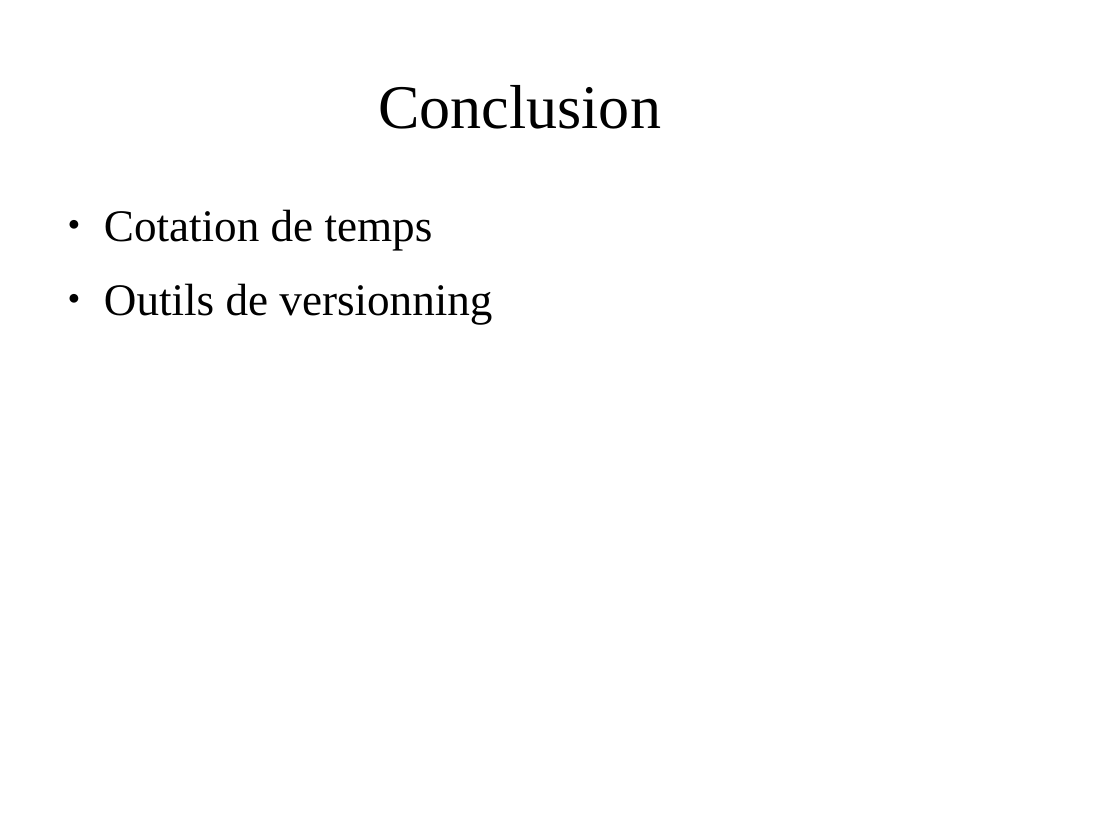
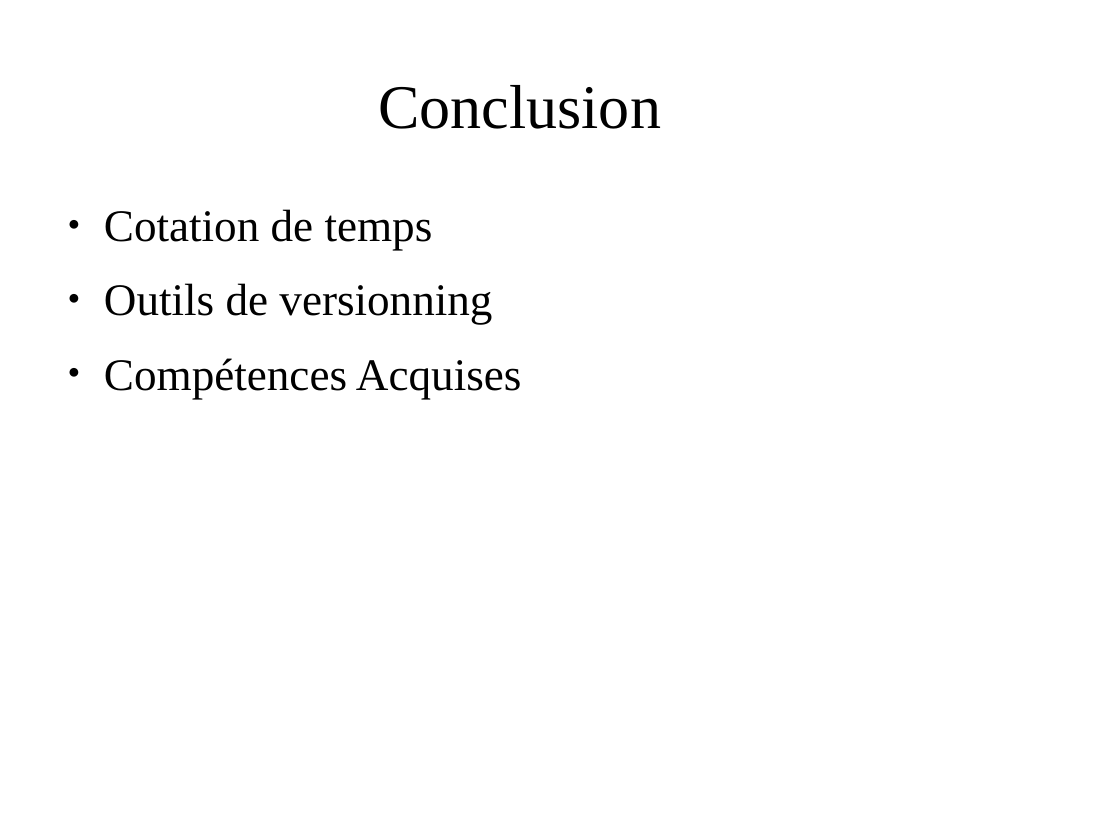
Before and after one commit to HugoPoi/SyncYourCloud, a slide deck: slide 9 of doc/pres.odp. Drawn at 1120x840 pixels with LibreOffice and Linux fonts; fonts in the diff are those of the drawing; background and template pictures are left out. Boxes give left, top, right and bottom in pixels: in the first picture for what was removed or moved away, otherwise in the second. Text is boxed around its words. In the diff, an @@ line names an element or a change of style, - is before the commit and + after.

```diff
--- a/doc/pres.odp
+++ b/doc/pres.odp
@@ text at [104,358,521,399]: paragraph added @@
+● Compétences Acquises
```
Also in this commit, not shown: 1 other slide changed, 2 other files.
